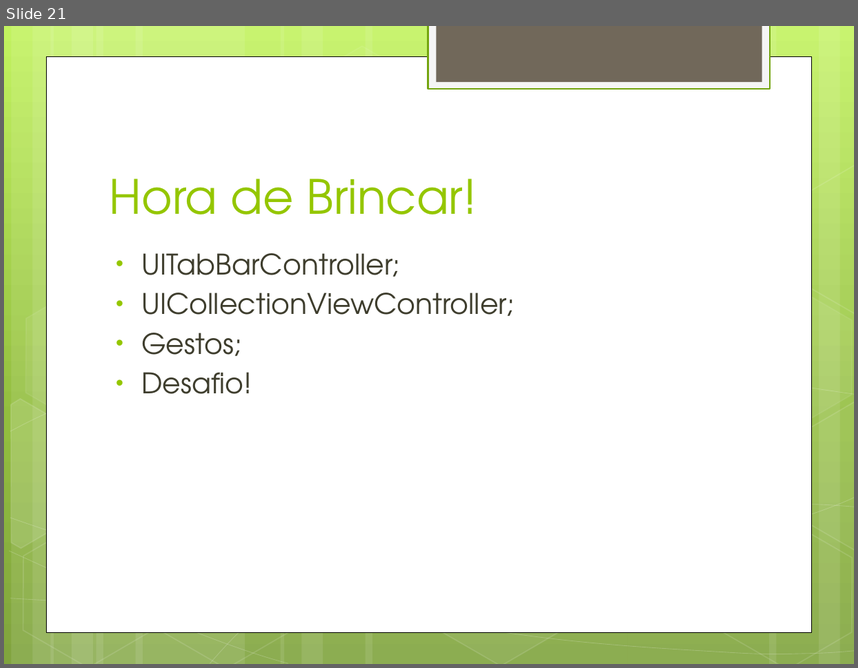
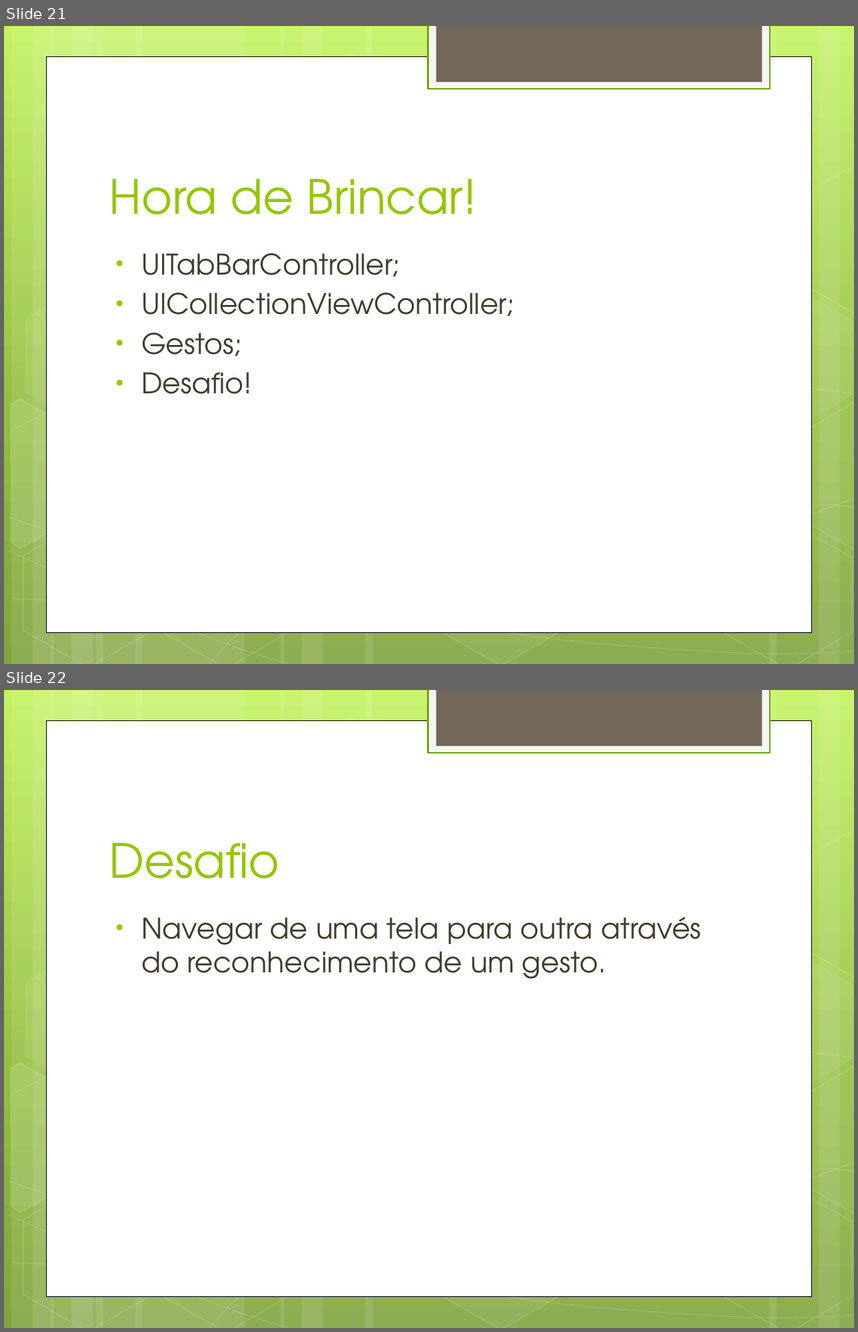
Before and after one commit to filipemanuelofs/disp.movel2014-ios, a slide deck: Slides/Aula4.pptx. Shown one above the other, each under a label of ours: slide 21 before the commit, slides 21 and 22 after it. The pictures are 858x668 and 858x1332 pixels, drawn with LibreOffice and Linux fonts; fonts in the diff are those of the drawing. Boxes give left, top, right and bottom in pixels: in the first picture for what was removed or moved away, otherwise in the second. Text is boxed around its words. In the diff, an @@ line names an element or a change of style, - is before the commit and + after.

```diff
--- a/Slides/Aula4.pptx
+++ b/Slides/Aula4.pptx
@@ slide 22 added at (4,690,854,1328), background gradient #C3F35F to #93BF3F to #81A53E; not listed: 31 template elements that a slide beside it also shows @@
@@ title added at (110,842,280,878), 40 pt, text #94C600 @@
+Desafio
@@ text added at (141,917,702,978), 24 pt, text #3E3D2D @@
+• Navegar de uma tela para outra através do reconhecimento de um gesto.
```
Also in this commit, not shown: 35 other files.
